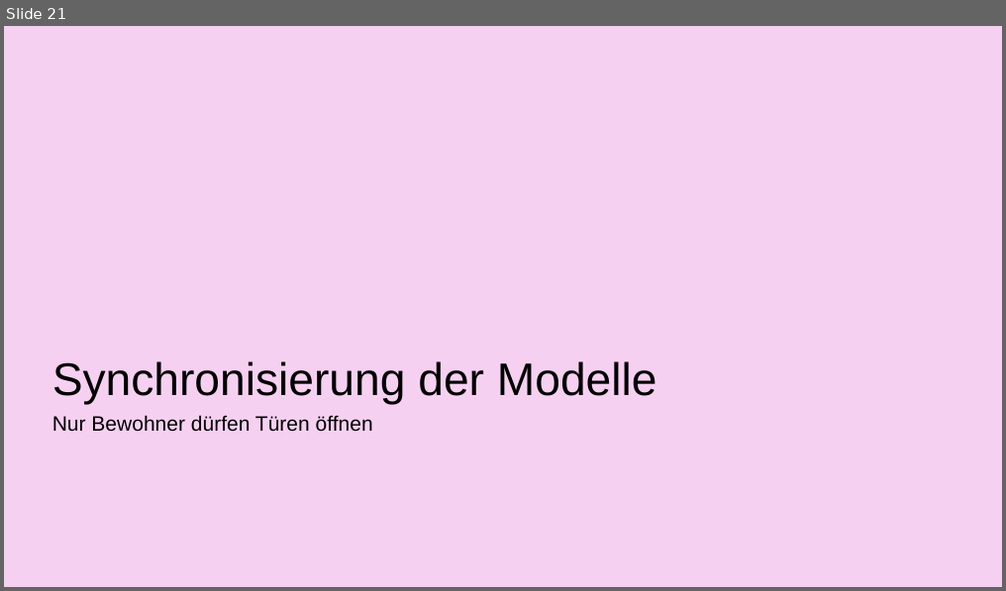
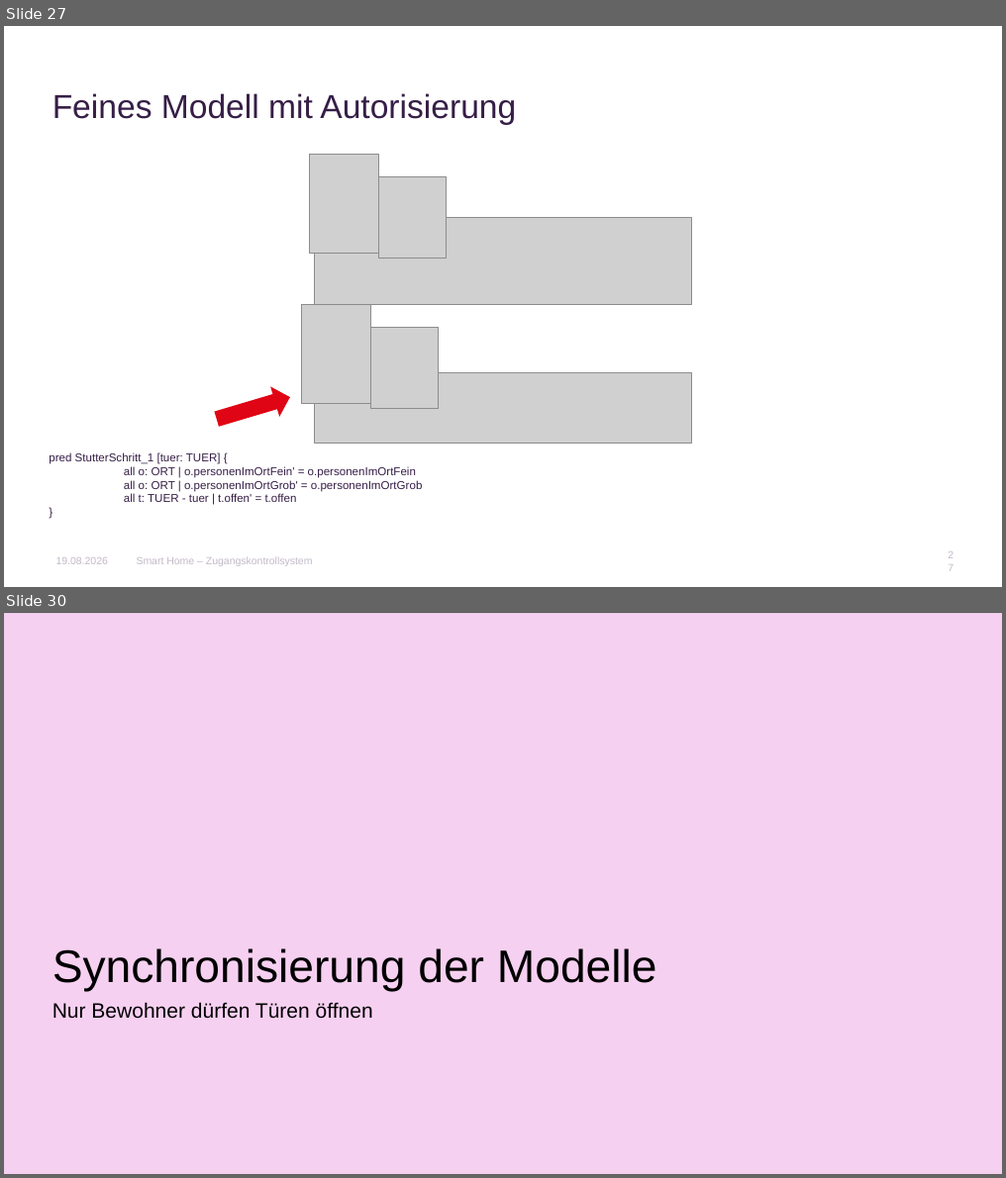
Before and after one commit to AnnaLiviaMartin/rs-smart-home, a slide deck: presentation/Smart_Home_Zugangskontrollsystem.pptx. Shown one above the other, each under a label of ours: slide 21 before the commit, slides 27 and 30 after it; the slides between them are not shown. The pictures are 1006x591 and 1006x1178 pixels, drawn with LibreOffice and Linux fonts; fonts in the diff are those of the drawing; grey boxes stand for pictures; background and template pictures are left out. Boxes give left, top, right and bottom in pixels: in the first picture for what was removed or moved away, otherwise in the second. Text is boxed around its words. In the diff, an @@ line names an element or a change of style, - is before the commit and + after.

```diff
--- a/presentation/Smart_Home_Zugangskontrollsystem.pptx
+++ b/presentation/Smart_Home_Zugangskontrollsystem.pptx
@@ slide 27 added at (4, 26, 1002, 587), background #FFFFFF @@
@@ title added at (53, 93, 516, 125), 32 pt, text #361E47 @@
+Feines Modell mit Autorisierung
@@ picture added at (310, 154, 379, 253) @@
@@ picture added at (378, 176, 446, 258) @@
@@ picture added at (315, 218, 691, 304) @@
@@ picture added at (301, 304, 371, 403) @@
@@ picture added at (370, 327, 438, 408) @@
@@ picture added at (315, 373, 691, 444) @@
@@ right arrow added at (212, 382, 294, 435), fill #E00514 @@
@@ text added at (49, 453, 423, 502), 11 pt, text #361E47 @@
+pred StutterSchritt_1 [tuer: TUER] {
+all o: ORT | o.personenImOrtFein' = o.personenImOrtFein
+all o: ORT | o.personenImOrtGrob' = o.personenImOrtGrob
+all t: TUER - tuer | t.offen' = t.offen
+}
@@ text added at (56, 558, 108, 565), 10 pt, text #C4B9C8 @@
+19.08.2026
@@ text added at (137, 558, 313, 567), 10 pt, text #C4B9C8 @@
+Smart Home – Zugangskontrollsystem
@@ page number added at (944, 552, 957, 571), 10 pt, text #C4B9C8 @@
+27
@@ what was slide 21 is now slide 30 @@
```
Also in this commit, not shown: 10 slides changed, 8 other slides added.
